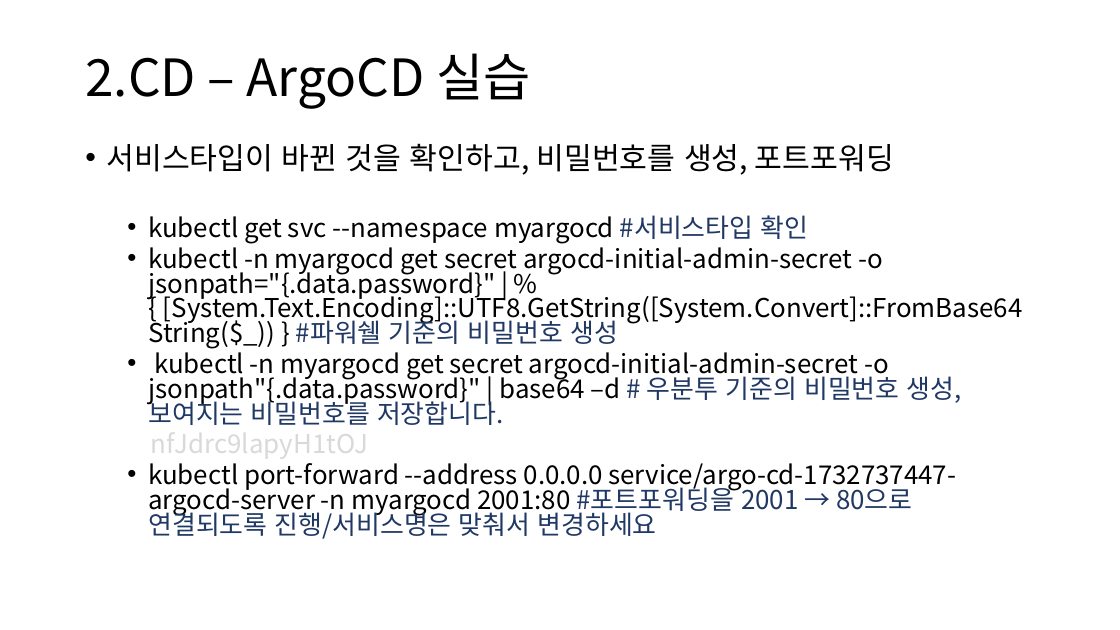
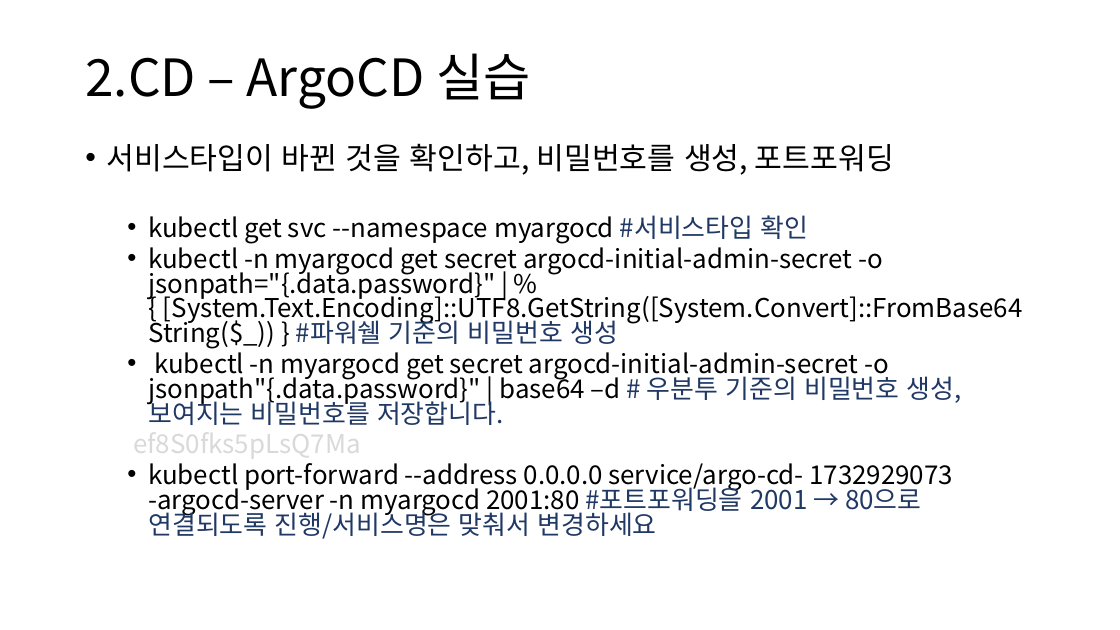
Before and after one commit to restful3/ds4th_study, a slide deck: slide 13 of source/도커심화_한권으로_배우는_도커_&_쿠버네티스/ch11_깃허브 액션과 ArgoCD를 활용한 CICD.pptx (slide 11 before the commit). Drawn at 1120x630 pixels with LibreOffice and Linux fonts; fonts in the diff are those of the drawing. Boxes give left, top, right and bottom in pixels: in the first picture for what was removed or moved away, otherwise in the second. Text is boxed around its words. In the diff, an @@ line names an element or a change of style, - is before the commit and + after.

```diff
--- a/source/도커심화_한권으로_배우는_도커_&_쿠버네티스/ch11_깃허브 액션과 ArgoCD를 활용한 CICD.pptx
+++ b/source/도커심화_한권으로_배우는_도커_&_쿠버네티스/ch11_깃허브 액션과 ArgoCD를 활용한 CICD.pptx
@@ text at [133,424,953,539]: text changed @@
-  nfJdrc9lapyH1tOJ
-  • kubectl port-forward --address 0.0.0.0 service/argo-cd-1732737447-argocd-server -n myargocd 2001:80 #포트포워딩을 2001 → 80으로 연결되도록 진행/서비스명은 맞춰서 변경하세요
+  ef8S0fks5pLsQ7Ma
+  • kubectl port-forward --address 0.0.0.0 service/argo-cd- 1732929073 -argocd-server -n myargocd 2001:80 #포트포워딩을 2001 → 80으로 연결되도록 진행/서비스명은 맞춰서 변경하세요
```
Also in this commit, not shown: 10 other slides changed, 2 slides added, 1 other file.
